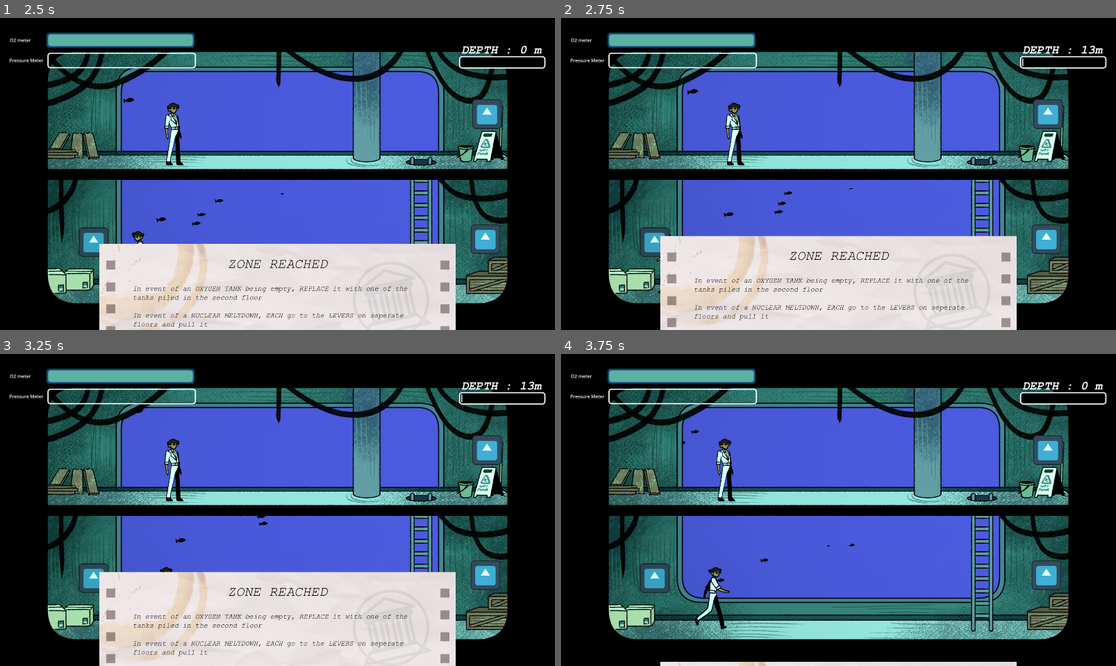
Above: before the commit, frames 1-4 (two rows, left to right).
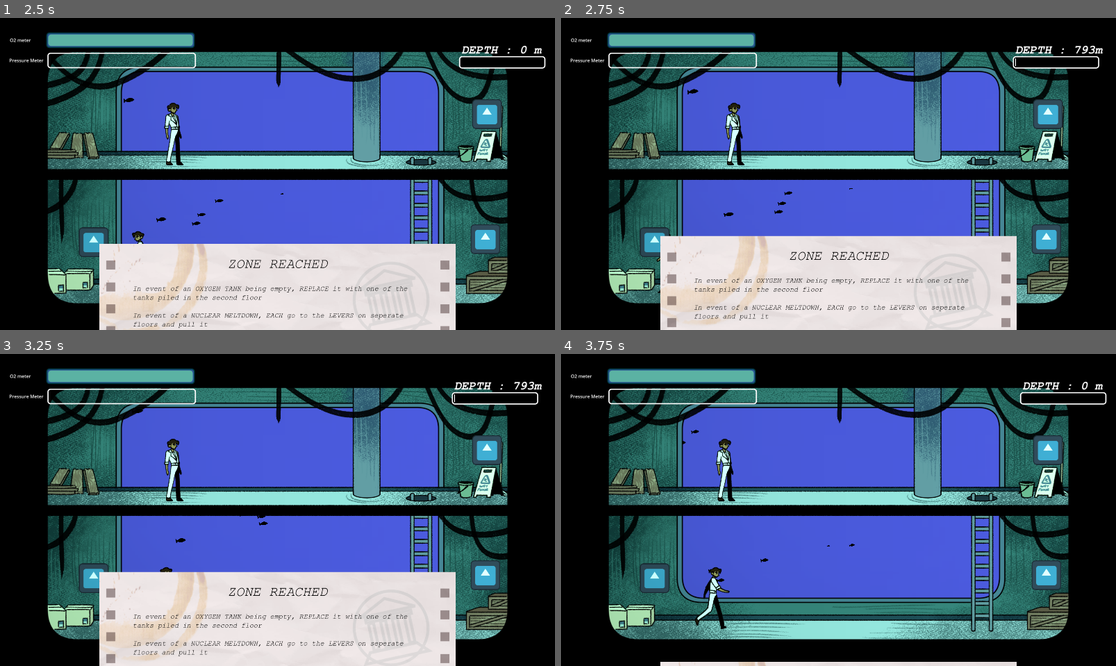
Above: after the commit, the same moments.

Repository: KenKomKom/garena2025
Game: Godot game, scene res://scenes/mainmenu.tscn
Two runs of this game, one before a commit and one after it. Both use one fixed random seed, a clock stepped at 60 frames per second and the inputs below. The project has no main scene, so this scene is started directly. The engine's default icon, where the game draws it, is replaced by a stand-in: a white triangle on a blue panel in a dark square.
Inputs:
- Up to frame 1 (2.5 s): click "Start Game" at 0.5 s; tap Enter (ui_accept) at 1.25, 1.52, 2.27 s; hold D (rightp1) 1.28-2.03 s; tap Left (leftp2) at 1.35 s; hold A (leftp1) from 2.03 s (still down); tap Right (rightp2) at 2.1 s
- Up to frame 2 (2.75 s): keep holding A (leftp1)
- Up to frame 3 (3.25 s): release A (leftp1) at 2.78 s; hold D (rightp1) from 2.78 s (still down); tap T at 2.85 s
- Up to frame 4 (3.75 s): keep holding D (rightp1); tap R at 3.6 s

Frame 1 is identical in both runs. In frame 2, 0.3% of the frame differs, in the area x 81-99%, y 8-17%; in frame 3, 0.3%; in frame 4, nothing differs.

Commit message:
checkpoint

Diff:
--- a/player.gd
+++ b/player.gd
@@ -9,8 +9,10 @@
 var target_floor = null
 
 var is_tanky = false
+var initial_pos
 
 func _ready():
+	initial_pos = position
 	GameManager.connect("game_over", end)
 
 func _physics_process(delta):
--- a/scenes/gameoverscreen.tscn
+++ b/scenes/gameoverscreen.tscn
@@ -1,10 +1,8 @@
-[gd_scene load_steps=6 format=3 uid="uid://clgf8cinhemr6"]
+[gd_scene load_steps=4 format=3 uid="uid://clgf8cinhemr6"]
 
 [ext_resource type="Script" path="res://scripts/gameoverscreen.gd" id="1_nk60o"]
 [ext_resource type="Texture2D" uid="uid://bsiqqpj48aj1j" path="res://assets/A.png" id="2_26mtb"]
 [ext_resource type="Texture2D" uid="uid://c7tl8ta5scb41" path="res://assets/D.png" id="3_l3err"]
-[ext_resource type="Texture2D" uid="uid://2qy18lrnk6fs" path="res://assets/L.png" id="4_wfven"]
-[ext_resource type="Texture2D" uid="uid://cc07hyvwd1mfi" path="res://assets/R.png" id="5_aqep2"]
 
 [node name="gameoverscreen" type="CanvasLayer"]
 script = ExtResource("1_nk60o")
@@ -42,38 +40,45 @@
 custom_minimum_size = Vector2(0, 100)
 layout_mode = 2
 
-[node name="title2" type="Label" parent="VBoxContainer"]
+[node name="GridContainer" type="GridContainer" parent="VBoxContainer"]
 layout_mode = 2
+size_flags_vertical = 4
+theme_override_constants/h_separation = 50
+theme_override_constants/v_separation = 20
+columns = 2
+
+[node name="BackToLastCheckpoint" type="Label" parent="VBoxContainer/GridContainer"]
+layout_mode = 2
+size_flags_horizontal = 3
 theme_override_font_sizes/font_size = 58
 text = "Play Again?"
 horizontal_alignment = 1
 vertical_alignment = 1
 
-[node name="HBoxContainer" type="HBoxContainer" parent="VBoxContainer"]
-custom_minimum_size = Vector2(0, 120)
+[node name="BackToMainMenu" type="Label" parent="VBoxContainer/GridContainer"]
 layout_mode = 2
-alignment = 1
+size_flags_horizontal = 3
+theme_override_font_sizes/font_size = 58
+text = "Main Menu"
+horizontal_alignment = 1
+vertical_alignment = 1
 
-[node name="A" type="TextureRect" parent="VBoxContainer/HBoxContainer"]
+[node name="CenterContainer" type="CenterContainer" parent="VBoxContainer/GridContainer"]
+layout_mode = 2
+size_flags_horizontal = 3
+
+[node name="A" type="TextureRect" parent="VBoxContainer/GridContainer/CenterContainer"]
+custom_minimum_size = Vector2(200, 100)
 layout_mode = 2
 texture = ExtResource("2_26mtb")
-expand_mode = 3
+expand_mode = 4
 
-[node name="D" type="TextureRect" parent="VBoxContainer/HBoxContainer"]
+[node name="CenterContainer2" type="CenterContainer" parent="VBoxContainer/GridContainer"]
+layout_mode = 2
+size_flags_horizontal = 3
+
+[node name="D" type="TextureRect" parent="VBoxContainer/GridContainer/CenterContainer2"]
+custom_minimum_size = Vector2(200, 100)
 layout_mode = 2
 texture = ExtResource("3_l3err")
-expand_mode = 3
-
-[node name="Space" type="Control" parent="VBoxContainer/HBoxContainer"]
-custom_minimum_size = Vector2(100, 0)
-layout_mode = 2
-
-[node name="left" type="TextureRect" parent="VBoxContainer/HBoxContainer"]
-layout_mode = 2
-texture = ExtResource("4_wfven")
-expand_mode = 3
-
-[node name="right" type="TextureRect" parent="VBoxContainer/HBoxContainer"]
-layout_mode = 2
-texture = ExtResource("5_aqep2")
-expand_mode = 3
+expand_mode = 4
--- a/scenes/ship.tscn
+++ b/scenes/ship.tscn
@@ -311,6 +311,7 @@
 offset_right = -48.0
 offset_bottom = 136.0
 grow_horizontal = 0
+value = null
 
 [node name="o2bar" parent="CanvasLayer" instance=ExtResource("8_p8u8m")]
 offset_left = 34.0
--- a/scripts/depth_level.gd
+++ b/scripts/depth_level.gd
@@ -8,6 +8,7 @@
 var depth_meter:=0
 
 func _ready():
+	depth_meter = 13 * 60 * GameManager.ZONE_CUMULATIVE_DURATION[GameManager.zone_now]
 	depth_timer.wait_time = GameManager.ZONE_DURATION.EPIPELAGIC*60
 	GameManager.zone_now = GameManager.ZONE.EPIPELAGIC
 	depth_timer.start()
--- a/scripts/gameoverscreen.gd
+++ b/scripts/gameoverscreen.gd
@@ -19,7 +19,11 @@
 			reason.text = "THE SHIP CRASHED DUE TO UNFORSEEN CIRCUMSTENCES"
 
 func _process(delta):
-	if Input.is_key_pressed(KEY_A):
-		$VBoxContainer/HBoxContainer/A.modulate = Color.GREEN_YELLOW
-	if Input.is_key_pressed(KEY_D):
-		$VBoxContainer/HBoxContainer/D.modulate = Color.GREEN_YELLOW
+	if Input.is_key_pressed(KEY_A) and visible:
+		# back to checkpoint
+		visible = false
+		get_tree().reload_current_scene()
+
+	if Input.is_key_pressed(KEY_D) and visible:
+		# go to main menu
+		get_tree().change_scene_to_file("res://scenes/mainmenu.tscn")
--- a/scripts/managergame.gd
+++ b/scripts/managergame.gd
@@ -2,6 +2,12 @@
 
 enum ZONE {EPIPELAGIC, MESOPELAGIC, BATHYPELAGIC, ABYSSOPELAGIC, HADAL}
 enum ZONE_DURATION {EPIPELAGIC=1, MESOPELAGIC=2, BATHYPELAGIC=3, ABYSSOPELAGIC=3, HADAL=3}
+var ZONE_CUMULATIVE_DURATION = { \
+	ZONE.EPIPELAGIC:0, \
+	ZONE.MESOPELAGIC:1, \
+	ZONE.BATHYPELAGIC:3, \
+	ZONE.ABYSSOPELAGIC:5, \
+	ZONE.HADAL:8} # SETIAP KALI UBAH ZONE_DURATION, HARUS UBAH CUMULATIVE JUGA
 enum DEATH_REASON {AIR, PRESSURE, MELTDOWN, BIG_FISH}
 
 var next_level
@@ -14,13 +20,12 @@
 signal tutorial_start()
 signal add_air_depletion(value)
 signal game_over(why)
-signal return_to_checkpoint()
 signal add_pressure_value()
 signal start_meltdown()
 signal meltdown_done()
 signal lights_switch(nyala)
 
-var zone_now = ZONE.EPIPELAGIC :
+var zone_now = ZONE.MESOPELAGIC :
 	set(value):
 		zone_now = value
 		emit_signal("zone_reached", zone_now)
--- a/scripts/ship.gd
+++ b/scripts/ship.gd
@@ -19,6 +19,7 @@
 	GameManager.connect("zone_reached", bocor_mulai)
 	GameManager.connect("meltdown_done", meltdown_done)
 	GameManager.connect("lights_switch", lights_switch)
+	GameManager.connect("return_to_checkpoint", return_to_checkpoint)
 
 func bocor_mulai(zone):
 	match zone:
@@ -126,3 +127,7 @@
 
 		tween.tween_property($Fishes/Fish, "position", Vector2(mid - Vector2(-cos(rand_angle), -sin(rand_angle)) * range_anim), duration).set_trans(Tween.TRANS_LINEAR)
 		#tween.tween_callback($Fishes/Fish.queue_free)
+
+func return_to_checkpoint():
+	GameManager.emit_signal("zone_reached")
+	lights_switch(true)
